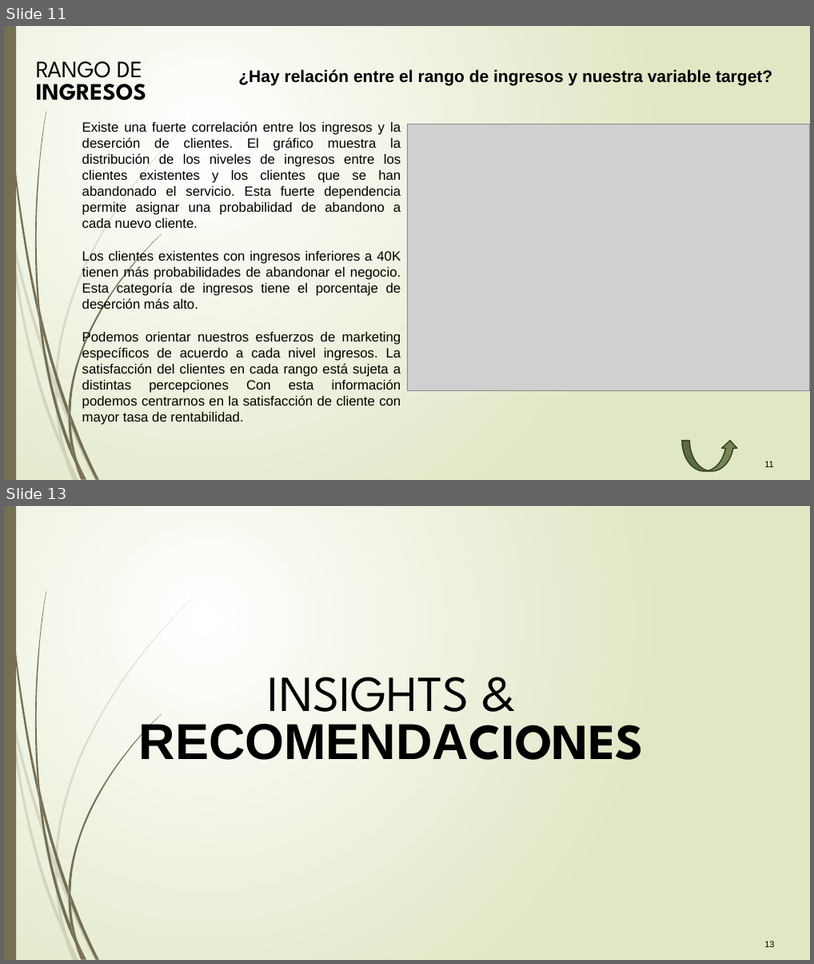
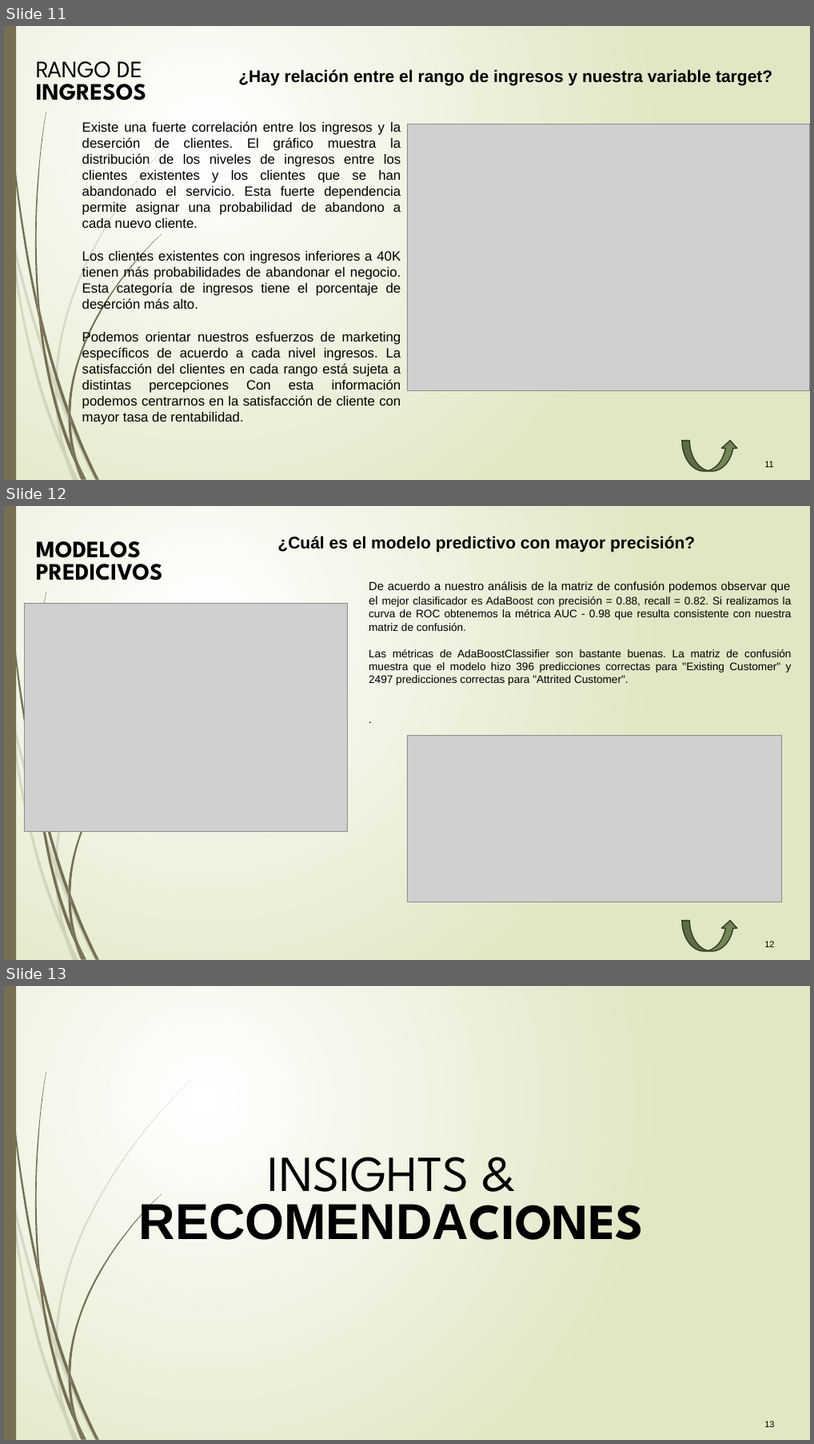
Before and after one commit to biummato/Data, a slide deck: DS.pptx. Shown one above the other, each under a label of ours: slides 11 and 13 before the commit, slides 11, 12 and 13 after it; the slides between them are not shown. The pictures are 814x964 and 814x1444 pixels, drawn with LibreOffice and Linux fonts; fonts in the diff are those of the drawing; grey boxes stand for pictures. Boxes give left, top, right and bottom in pixels: in the first picture for what was removed or moved away, otherwise in the second. Text is boxed around its words. In the diff, an @@ line names an element or a change of style, - is before the commit and + after.

```diff
--- a/DS.pptx
+++ b/DS.pptx
@@ slide 12 added at bbox=[4, 506, 810, 960], background gradient #FFFFFF to #DFE8C4; not listed: 22 template elements that a slide beside it also shows @@
@@ text added at bbox=[36, 541, 163, 580], 28 pt, text #000000, bold @@
+MODELOS PREDICIVOS
@@ text added at bbox=[278, 536, 695, 552], 20 pt, text #000000, bold @@
+¿Cuál es el modelo predictivo con mayor precisión?
@@ text added at bbox=[369, 581, 792, 685], 13 pt, text #000000 @@
+De acuerdo a nuestro análisis de la matriz de confusión podemos observar que el mejor clasificador es AdaBoost con precisión = 0.88, recall = 0.82. Si realizamos la curva de ROC obtenemos la métrica AUC - 0.98 que resulta consistente con nuestra matriz de confusión.
+Las métricas de AdaBoostClassifier son bastante buenas. La matriz de confusión muestra que el modelo hizo 396 predicciones correctas para "Existing Customer" y 2497 predicciones correctas para "Attrited Customer".
+.
@@ picture added at bbox=[25, 603, 348, 831] @@
@@ picture added at bbox=[407, 736, 782, 902] @@
@@ curved up arrow added at bbox=[682, 920, 738, 952], fill #728653, outline #323B24 1.25 pt @@
@@ page number added at bbox=[765, 940, 774, 947], 10.5 pt, text #000000 @@
+12
```
Also in this commit, not shown: 7 slides changed, 1 other slide added, 2 slides removed.
